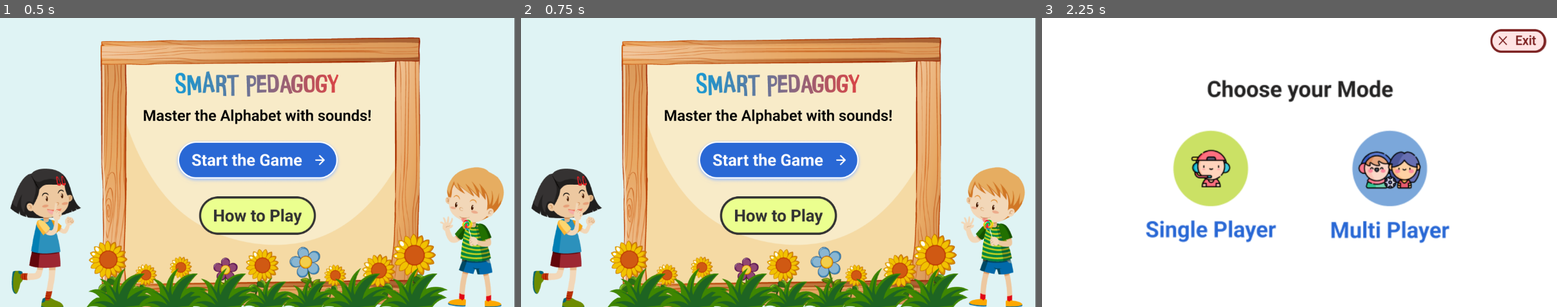
Above: before the commit, frames 1-3 (left to right).
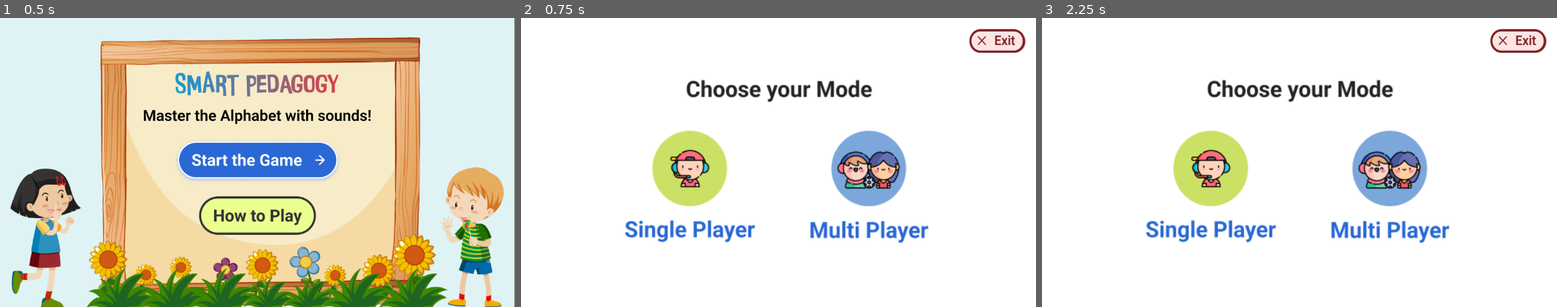
Above: after the commit, the same moments.

Repository: infernodragon456/ICCSR-Game-for-RaspberryPI
Game: Godot game, scene res://scenes/main_menu.tscn
Two runs of this game, one before a commit and one after it. Both use one fixed random seed, a clock stepped at 60 frames per second and the inputs below.
Inputs (mouse positions are in pixels of both pictures, inside the frame that each line leads up to):
- Up to frame 1 (0.5 s): no input
- Up to frame 2 (0.75 s): click (778, 214) at 0.52 s
- Up to frame 3 (2.25 s): click (1515, 41) at 1.27 s; click (1299, 162) at 2 s

Frame 1 is identical in both runs. In frame 2, 99% of the frame differs, in the area x 0-100%, y 0-100%; in frame 3, nothing differs.

Commit message:
add global script

Diff:
--- a/project.godot
+++ b/project.godot
@@ -15,6 +15,10 @@
 config/features=PackedStringArray("4.3", "Forward Plus")
 config/icon="res://icon.svg"
 
+[autoload]
+
+Global="*res://scripts/global.gd"
+
 [dotnet]
 
 project/assembly_name="RPi Game"
--- a/scenes/main_menu.tscn
+++ b/scenes/main_menu.tscn
@@ -67,7 +67,7 @@
 theme_override_styles/normal = SubResource("StyleBoxTexture_ekdlh")
 metadata/_edit_use_anchors_ = true
 
-[node name="Exit" type="Button" parent="."]
+[node name="How_To_Play" type="Button" parent="."]
 layout_mode = 2
 anchor_left = 0.386285
 anchor_top = 0.617284
@@ -83,4 +83,4 @@
 metadata/_edit_use_anchors_ = true
 
 [connection signal="pressed" from="Start" to="." method="_on_start_pressed"]
-[connection signal="pressed" from="Exit" to="." method="_on_exit_pressed"]
+[connection signal="pressed" from="How_To_Play" to="." method="_on_how_to_play_pressed"]
--- a/scenes/single.gd
+++ b/scenes/single.gd
@@ -3,6 +3,7 @@
 
 # Called when the node enters the scene tree for the first time.
 func _ready() -> void:
+	print(Global.practice_mode)
 	pass # Replace with function body.
 
 
--- /dev/null
+++ b/scripts/global.gd
@@ -0,0 +1,17 @@
+extends Node
+
+# Global variables
+var practice_mode: bool = false
+
+# You can add functions to modify these variables
+func enable_practice_mode() -> void:
+	practice_mode = true
+	print("Practice mode enabled")
+
+func disable_practice_mode() -> void:
+	practice_mode = false
+	print("Practice mode disabled")
+
+func toggle_practice_mode() -> void:
+	practice_mode = !practice_mode
+	print("Practice mode toggled to: ", practice_mode)
--- a/scripts/main_menu.gd
+++ b/scripts/main_menu.gd
@@ -12,8 +12,11 @@
 
 func _on_start_pressed():
 	print("Start")
+	Global.practice_mode = false
 	get_tree().change_scene_to_file("res://scenes/choose_mode.tscn")
-	pass # Replace with function body
 
-func _on_exit_pressed():
-	print("how to play button is pressed")
+
+func _on_how_to_play_pressed() -> void:
+	Global.practice_mode = true
+	get_tree().change_scene_to_file("res://scenes/choose_mode.tscn")
+	pass # Replace with function body.
